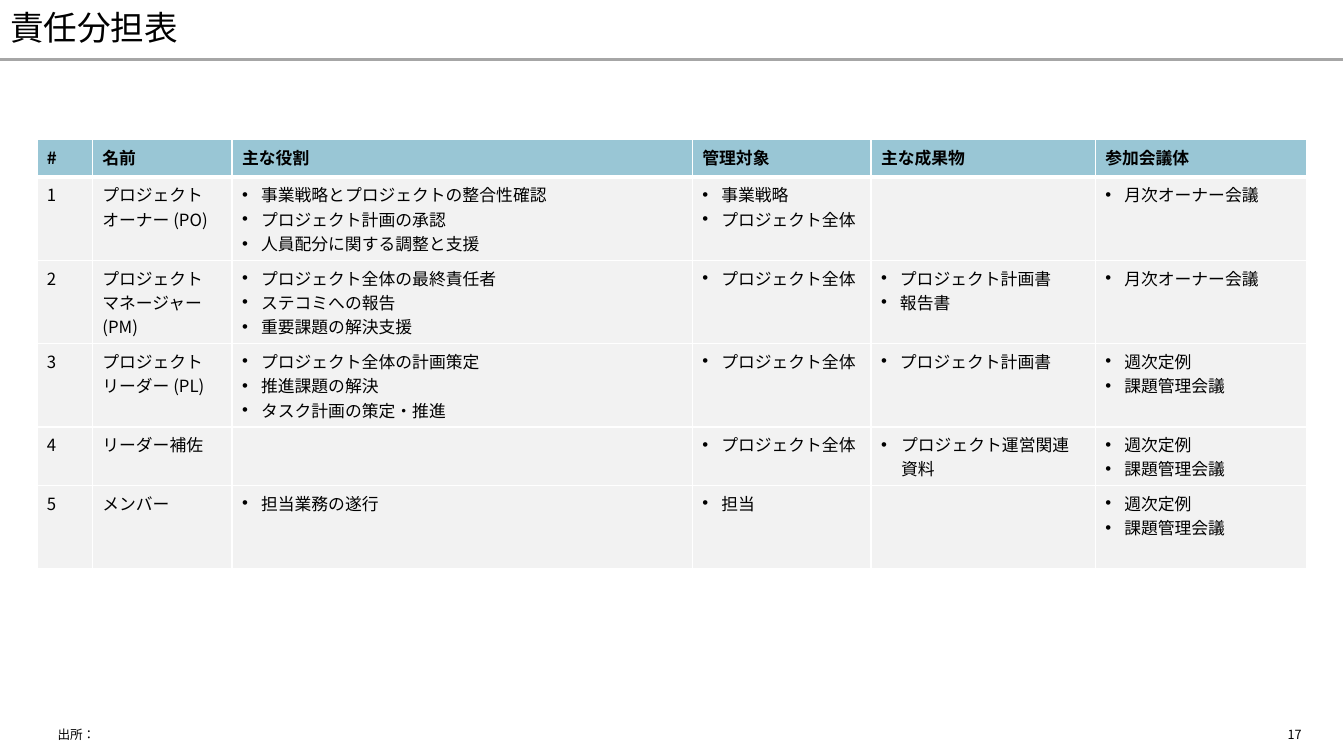
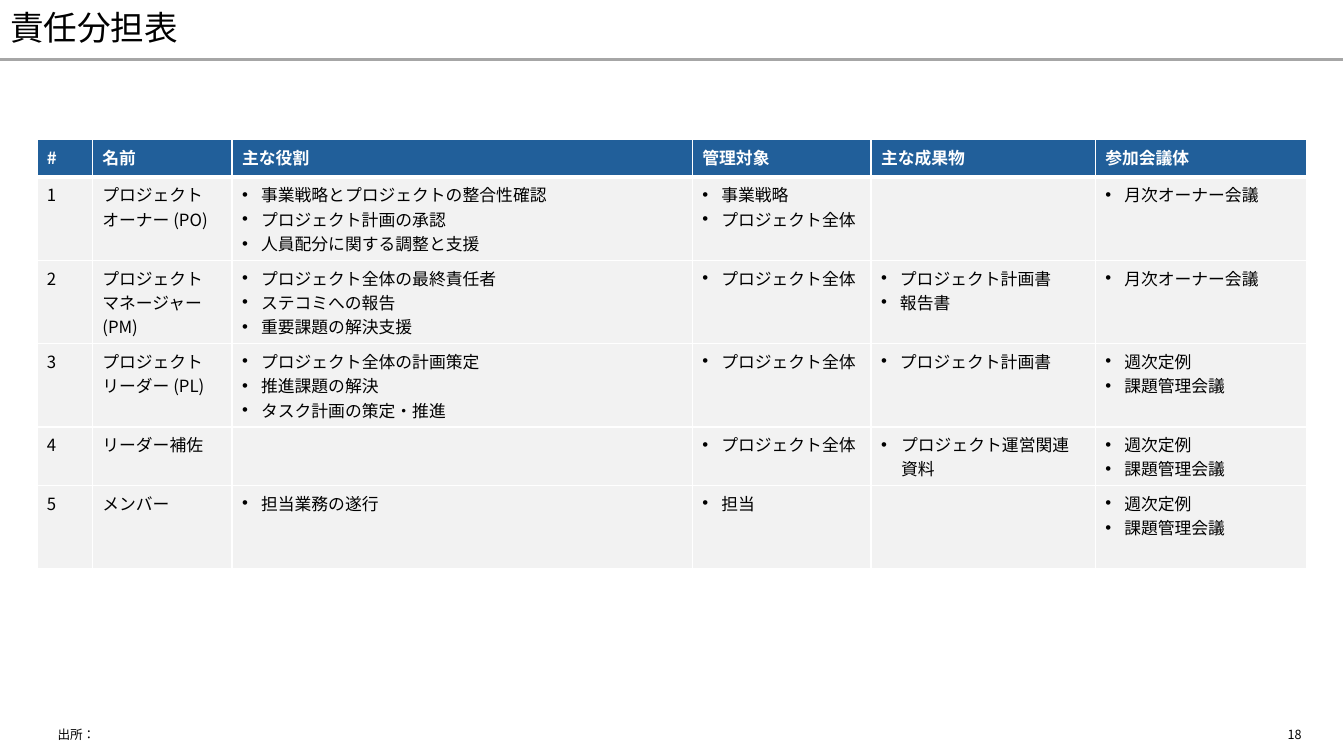
Before and after one commit to yuzucha16/dotfiles, a slide deck: slide 18 of office/Blank.potx (slide 17 before the commit). Drawn at 1344x756 pixels with LibreOffice and Linux fonts; fonts in the diff are those of the drawing. Boxes give left, top, right and bottom in pixels: in the first picture for what was removed or moved away, otherwise in the second. Text is boxed around its words. In the diff, an @@ line names an element or a change of style, - is before the commit and + after.

```diff
--- a/office/Blank.potx
+++ b/office/Blank.potx
@@ table at [37,140,1309,540] @@
@@ fill #007096 at 40% opacity to #215F9A in row 1 @@
@@ text colour #000000 to #FFFFFF in "#", "名前", "主な役割", "管理対象" and 2 more places @@
@@ page number at [1288,729,1302,739]: text changed @@
-17
+18
```
Also in this commit, not shown: 33 other slides changed, 1 slide added.
